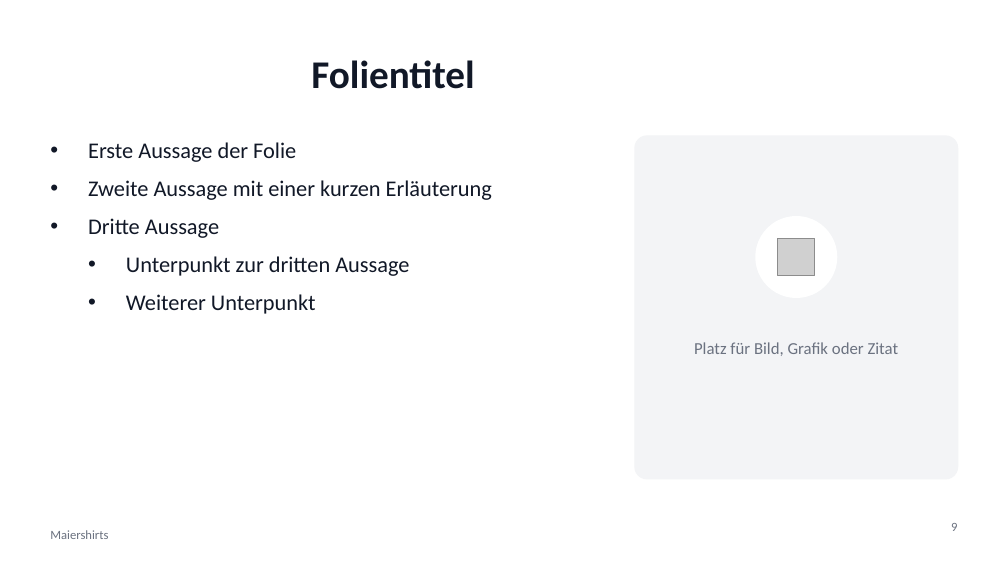
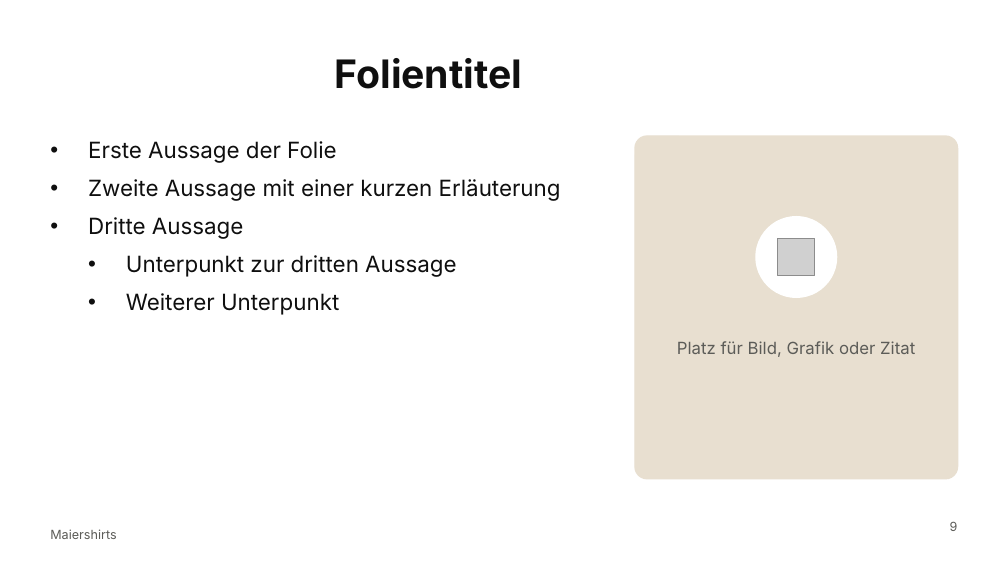
Before and after one commit to 2ghkvdhq67-oss/lexware-angebot-tool, a slide deck: slide 9 of presentation/dist/Maiershirts_Master.pptx. Drawn at 1008x567 pixels with LibreOffice and Linux fonts; fonts in the diff are those of the drawing; grey boxes stand for pictures; background and template pictures are left out. Boxes give left, top, right and bottom in pixels: in the first picture for what was removed or moved away, otherwise in the second. Text is boxed around its words. In the diff, an @@ line names an element or a change of style, - is before the commit and + after.

```diff
--- a/presentation/dist/Maiershirts_Master.pptx
+++ b/presentation/dist/Maiershirts_Master.pptx
@@ title "Folientitel" at <box>335,58,522,89</box>: font Calibri to Inter, text colour #111827 to #0F0F0F @@
@@ text "Erste Aussage der Folie" at <box>88,141,561,315</box>: font Calibri to Inter, text colour #111827 to #0F0F0F @@
@@ rounded rectangle at <box>635,136,958,479</box>: fill #F3F4F6 to #E8DFD0; outline #F3F4F6 1 pt to #E8DFD0 1 pt @@
@@ font Calibri to Inter, text colour #6B7280 to #5C5C58 in 3 elements at <box>677,341,915,357</box>, <box>950,521,958,531</box>, <box>50,529,116,539</box> @@
```
Also in this commit, not shown: 9 other slides changed, 7 other files.
